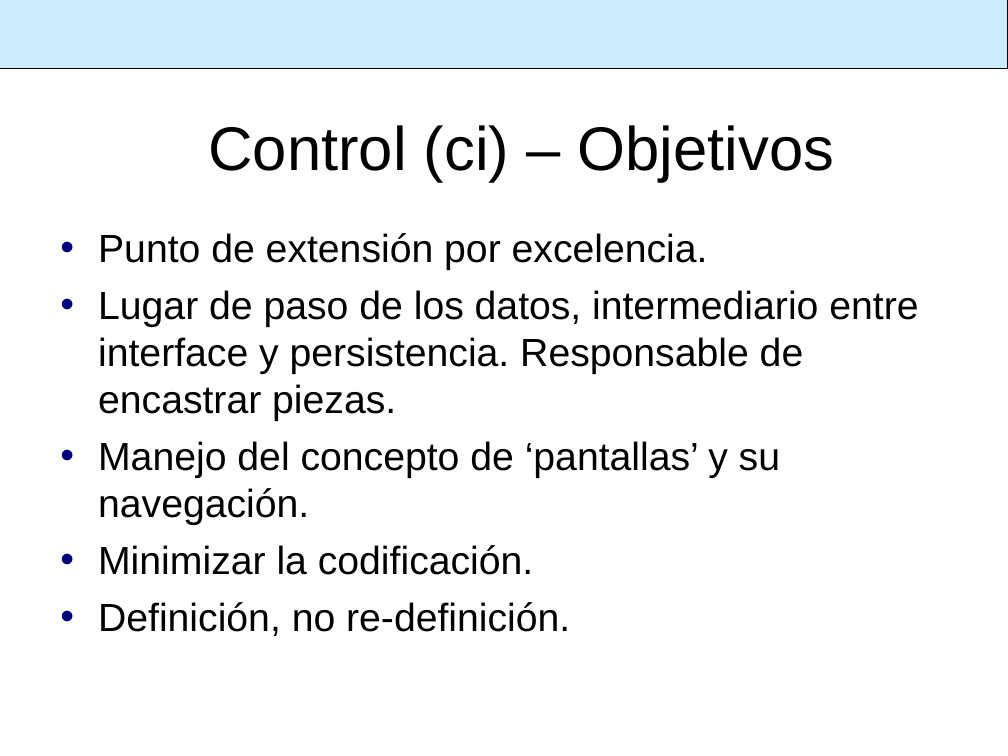
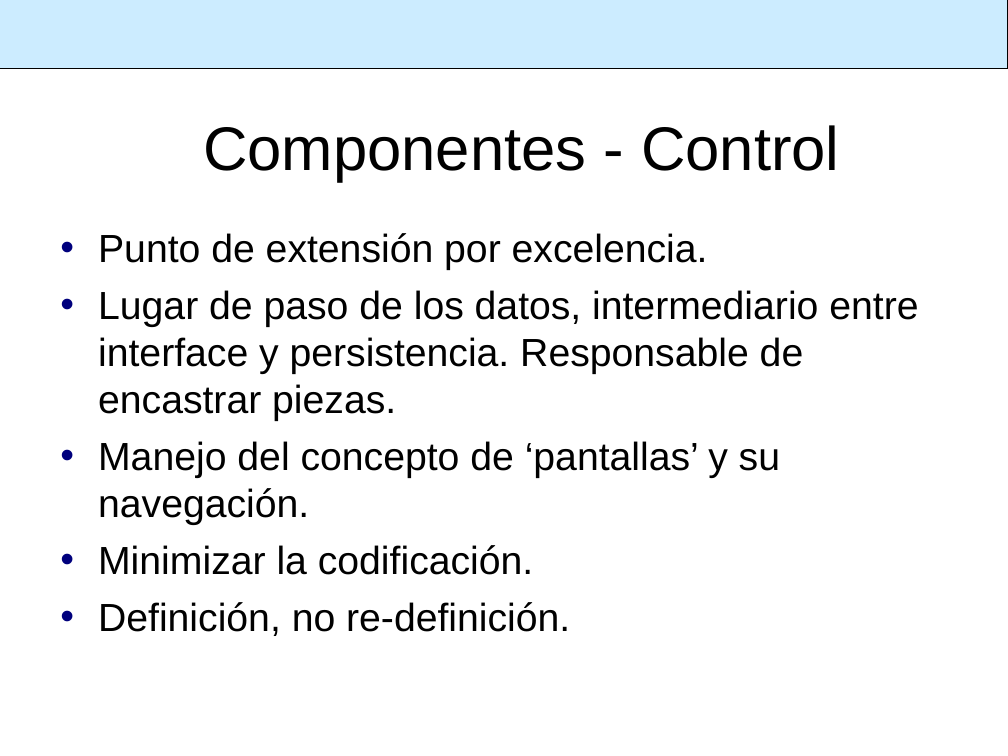
Before and after one commit to SIU-Toba/framework, a slide deck: slide 11 of doc/presentacion/1er Comite Usuarios.ppt. Drawn at 1008x756 pixels with LibreOffice and Linux fonts; fonts in the diff are those of the drawing; background and template pictures are left out. Boxes give left, top, right and bottom in pixels: in the first picture for what was removed or moved away, otherwise in the second. Text is boxed around its words. In the diff, an @@ line names an element or a change of style, - is before the commit and + after.

```diff
--- a/doc/presentacion/1er Comite Usuarios.ppt
+++ b/doc/presentacion/1er Comite Usuarios.ppt
@@ title at (203,125,839,182): text changed @@
-Control (ci) – Objetivos
+Componentes - Control
```
Also in this commit, not shown: 13 other slides changed, 8 slides added, 5 slides removed.
